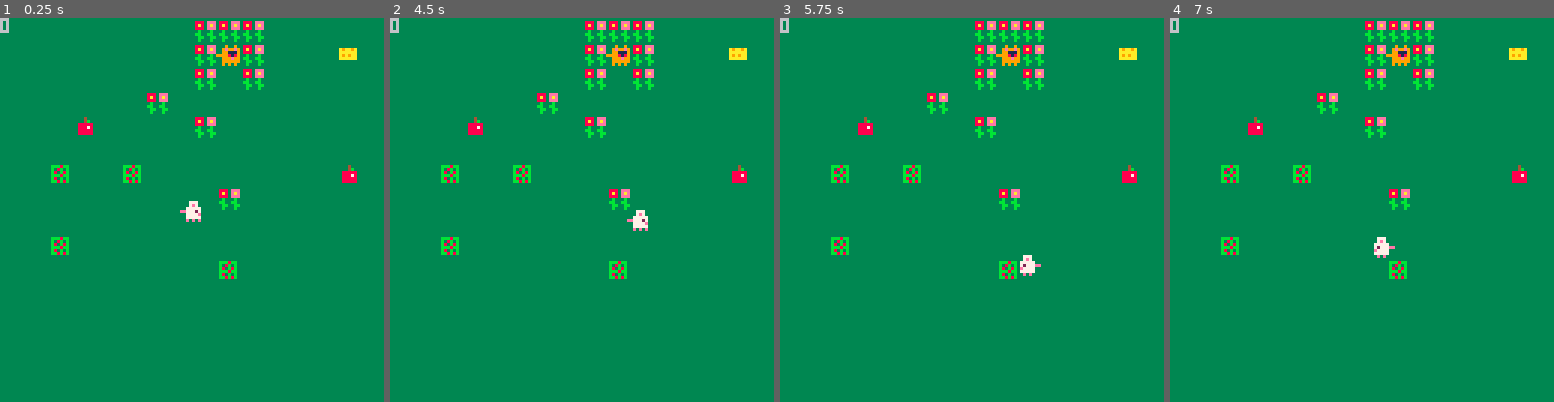
Above: before the commit, frames 1-4 (left to right).
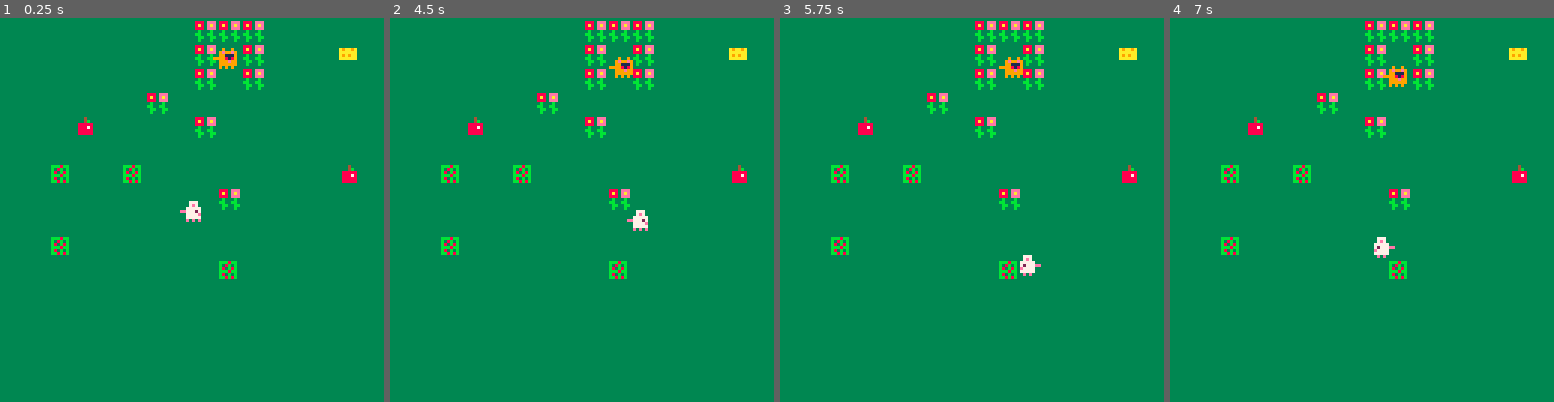
Above: after the commit, the same moments.

Repository: devarops/pico-8
Game: PICO-8 cartridge maya.p8
The game is run twice, just before and just after one commit, with the same random seed, the same clock (stepped at 60 frames per second) and the same inputs.
Inputs:
- Up to frame 1 (0.25 s): no input
- Up to frame 2 (4.5 s): hold Left 1.97-2.37 s; hold Down 2.42-2.82 s; hold Right 2.87-3.53 s; hold Up 3.58-4.08 s; hold Right from 4.13 s (still down)
- Up to frame 3 (5.75 s): release Right at 4.53 s; hold Down 4.58-5.08 s; hold Left from 5.13 s (still down)
- Up to frame 4 (7 s): release Left at 5.8 s; hold Up 5.85-6.18 s; hold Left 6.23-6.63 s; hold Down from 6.68 s (still down)

The runs differ from the first frame. In frame 1, 0.3% of the frame differs, in the area x 0-63%, y 0-14%; in frame 2, 0.4%; in frame 3, 0.4%; in frame 4, 0.5%, in the area x 0-63%, y 0-18%.

Commit message:
🍎⚡💨 Eat energy food

Diff:
--- a/maya.p8
+++ b/maya.p8
@@ -12,15 +12,29 @@
  player = {
   x=60,
   y=60,
-  delta=1,
-  sprite=1,
+  delta= nil,
+  sprite= nil,
   flip_x = false,
   food = 0,
  }
+ food = {
+  timer = 3,
+  is_timer_running = false
+ }
+ cat = {
+  x=9*8,
+  y=1*8,
+  delta= 1,
+  sprite= 17,
+  flip_x = false,
+ }
  cam = {
   x = 0
  }
- tile = {}
+ tile = {
+  x_map = nil,
+  y_map = nil,
+ }
  log = {}
 end
 
@@ -28,6 +42,7 @@
  update_position()
  update_orientation()
  update_inventory()
+ update_status()
  update_camera()
 end
 
@@ -35,7 +50,6 @@
 	draw_map()
 	draw_camera()
 	draw_player()
-	print(player.food)
 end
 -->8
 -- update
@@ -57,6 +71,16 @@
  end
 end
 
+function update_status()
+  if (player.food > 0) then
+   food.is_timer_running = ((time() - food.time) < food.timer)
+   if not food.is_timer_running then
+    player.food -= 1
+   end
+  end
+  player.delta = player.food+1
+end
+
 function update_camera()
  local screen = flr(player.x/128)
  cam.x = screen*128
@@ -66,19 +90,22 @@
 -- update helpers
 
 function get_new_position()
+ get_new_player_position()
+ get_new_cat_position()
+end
+
+
+function get_new_player_position()
  local x = player.x
  local y = player.y
- if (btn(⬅️)) x -= player.delta
- if (btn(➡️)) x += player.delta
- if (btn(⬆️)) y -= player.delta
- if (btn(⬇️)) y += player.delta
+ local delta = player.delta
+ if (btn(⬅️)) x -= delta
+ if (btn(➡️)) x += delta
+ if (btn(⬆️)) y -= delta
+ if (btn(⬇️)) y += delta
  local new_position = {}
  new_position.x = x
  new_position.y = y
- move_if_free(new_position)
-end
-
-function move_if_free(new_position)
  if is_blocked(new_position) then
    sfx(0)
  else
@@ -87,13 +114,36 @@
  end
 end
 
+function get_new_cat_position()
+ local x = cat.x
+ local y = cat.y
+ local delta = cat.delta
+ if (player.x<x) x -= delta
+ if (player.x>x) x += delta
+ if (player.y<y) y -= delta
+ if (player.y>y) y += delta
+ local new_position = {}
+ new_position.x = x
+ new_position.y = y
+ if is_blocked(new_position) then
+   -- sfx(0)
+ else
+   cat.x = new_position.x
+   cat.y = new_position.y
+ end
+end
+
 function keep_player_inside()
  player.x = mid(0,player.x,3*128-8)
  player.y = mid(0,player.y,128-9)
 end
 
 function update_player_frame()
-  player.sprite=(player.x+player.y)%2+1
+  local base_sprite = 1
+  if food.is_timer_running then
+   base_sprite = 3
+  end
+  player.sprite=(player.x+player.y)%2+base_sprite
 end
 
 function is_blocked(obj)
@@ -139,6 +189,7 @@
 
 function eat()
   player.food += 1
+  food.time = time()
   remove_food()
 end
 
@@ -159,16 +210,17 @@
 
 function draw_player()
 	spr(player.sprite, player.x, player.y, 1, 1, player.flip_x)
+	spr(cat.sprite, cat.x, cat.y, 1, 1, cat.flip_x)
 end
 __gfx__
 00000000000000000000000000000000000000000000000000000000000000000000000000000000000000000000000000000000333333333333333333333333
-000000000007770000077700000000000000000000000000000000000000000000000000000000000000000000000000000000003bbb8bb33333333333334333
-007007000007e7000007e700000000000000000000000000000000000000000000000000000000000000000000000000000000003b38b3b33a9aa9a333334b33
-000770000077777000777770000000000000000000000000000000000000000000000000000000000000000000000000000000003b83b8b33aaaaaa333888883
-00077000ee777270ee777270000000000000000000000000000000000000000000000000000000000000000000000000000000003bbb8bb33a9a9aa333888783
-00700700007777e0007777e0000000000000000000000000000000000000000000000000000000000000000000000000000000003b83b3b33aaaaaa333888883
-000000000077777000777770000000000000000000000000000000000000000000000000000000000000000000000000000000003bb8b8b33333333333888883
-0000000000e0e0e0000e0e0000000000000000000000000000000000000000000000000000000000000000000000000000000000333333333333333333333333
+000000000007770000077700067777000677770000000000000000000000000000000000000000000000000000000000000000003bbb8bb33333333333334333
+007007000007e7000007e7000006e7000006e70000000000000000000000000000000000000000000000000000000000000000003b38b3b33a9aa9a333334b33
+000770000077777000777770677777706777777000000000000000000000000000000000000000000000000000000000000000003b83b8b33aaaaaa333888883
+00077000ee777270ee777270ee776270ee77627000000000000000000000000000000000000000000000000000000000000000003bbb8bb33a9a9aa333888783
+00700700007777e0007777e0007777e0007777e000000000000000000000000000000000000000000000000000000000000000003b83b3b33aaaaaa333888883
+000000000077777000777770677777706777777000000000000000000000000000000000000000000000000000000000000000003bb8b8b33333333333888883
+0000000000e0e0e0000e0e000e0e0e0000e0e0e00000000000000000000000000000000000000000000000000000000000000000333333333333333333333333
 000000000000000000000000000000000000000000000000000000000000000000000000000000000000000000000000ccccccccccbccbcc3333333333333333
 000000000009009000090090000000000000000000000000000000000000000000000000000000000000000000000000cccccccccccbccbc38883eee33333333
 00000000009e99e9009e99e9000000000000000000000000000000000000000000000000000000000000000000000000ccccccccccbccbcc38a83eae33333333
@@ -184,7 +236,7 @@
 00000000474777404747774000000000000000000000000000000000000000000000000000000000000000000000000000000000000000000000000000000000
 00000000477747704777477000000000000000000000000000000000000000000000000000000000000000000000000000000000000000000000000000000000
 00000000077777700777777000000000000000000000000000000000000000000000000000000000000000000000000000000000000000000000000000000000
-00000000040404000040040000000000000000000000000000000000000000000000000000000000000000000000000000000000000000000000000000000000
+00000000040404000040400000000000000000000000000000000000000000000000000000000000000000000000000000000000000000000000000000000000
 00000000cccccccccccccccc00000000000000000000000000000000000000000000000000000000000000000000000000000000000000000000000000000000
 00000000cccccccccccccccc00000000000000000000000000000000000000000000000000000000000000000000000000000000000000000000000000000000
 00000000ccc9999ccccccccc00000000000000000000000000000000000000000000000000000000000000000000000000000000000000000000000000000000
@@ -328,7 +380,7 @@
 0000000000000000000000000000000000000000000000000000000000000000000000000000000000000000000000000000000000000000000000000000000000000000000000000000000000000000000000000000000000000000000000000000000000000000000000000000000000000000000000000000000000000000
 __map__
 1f1f1f1f1f1f1f1f1e1e1e1f1f1f1f1f1f1f1f1f1f1f0e1f1f1f11211e1f1f1f1f1f1f1f1f1f0e1f1f1f1f1f1f1f1f1f0000000000000000000000000000000000000000000000000000000000000000000000000000000000000000000000000000000000000000000000000000000000000000000000000000000000000000
-1f1f1f1f1f1f1f1f1e111e1f1f1f0e1f1f1f1f1f1f1f1e1f0f1e1e1e1e1f1f1f1f1f1f1f1e1e1e1e1e0f1f1f1f1f1f1f0000000000000000000000000000000000000000000000000000000000000000000000000000000000000000000000000000000000000000000000000000000000000000000000000000000000000000
+1f1f1f1f1f1f1f1f1e1f1e1f1f1f0e1f1f1f1f1f1f1f1e1f0f1e1e1e1e1f1f1f1f1f1f1f1e1e1e1e1e0f1f1f1f1f1f1f0000000000000000000000000000000000000000000000000000000000000000000000000000000000000000000000000000000000000000000000000000000000000000000000000000000000000000
 1f1f1f1f1f1f1f1f1e1f1e1f1f1f1f1f1f1f1f1e1f1f1f1f1f1f1f1f1f1f1f1f1f1f1f1f0d211121111f1f1f1f1f1f1f0000000000000000000000000000000000000000000000000000000000000000000000000000000000000000000000000000000000000000000000000000000000000000000000000000000000000000
 1f1f1f1f1f1f1e1f1f1f1f1f1f1f1f1f1f1f1f1f1f1f1f1f1f1f1f1f1f1f1f1f1f1f1f1f0d0d0d0d0d0f1f1f1f1f1f1f0000000000000000000000000000000000000000000000000000000000000000000000000000000000000000000000000000000000000000000000000000000000000000000000000000000000000000
 1f1f1f0f1f1f1f1f1e1f1f1f1f1f1f1f1f1f1f1f1f1f1f1f1f1f1f1f1f1f1f1f1f1f1f1f1f1f1f1f1f1f1f1f1f1f1f1f0000000000000000000000000000000000000000000000000000000000000000000000000000000000000000000000000000000000000000000000000000000000000000000000000000000000000000
